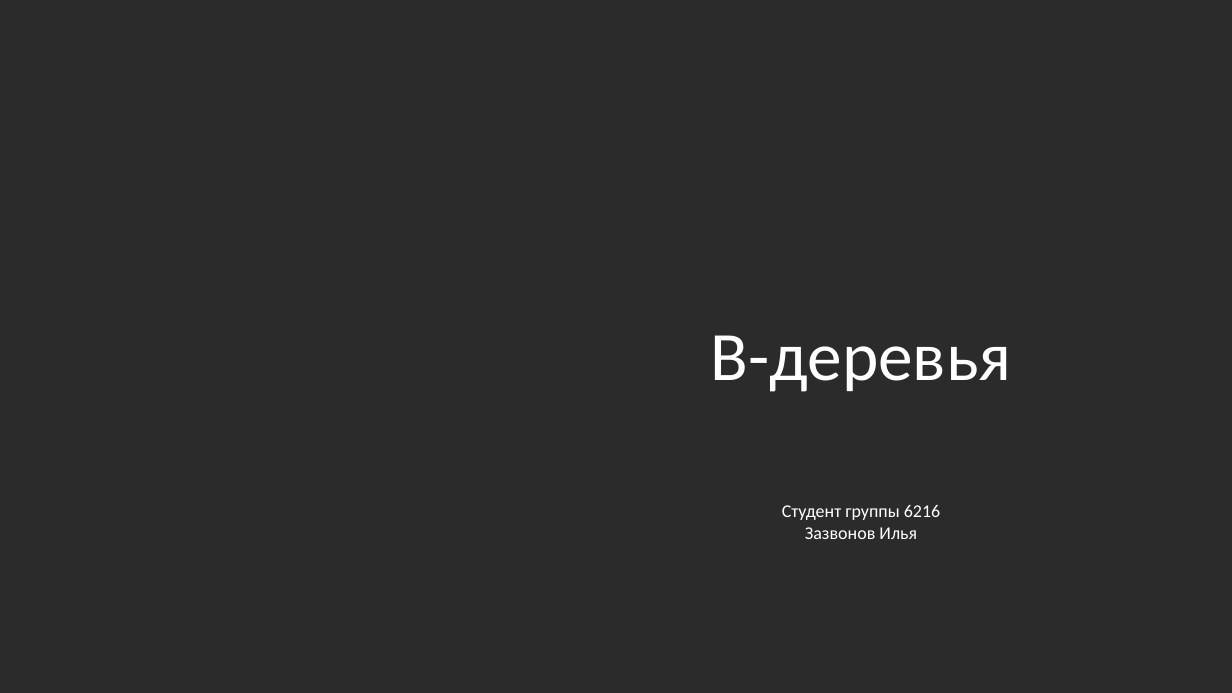
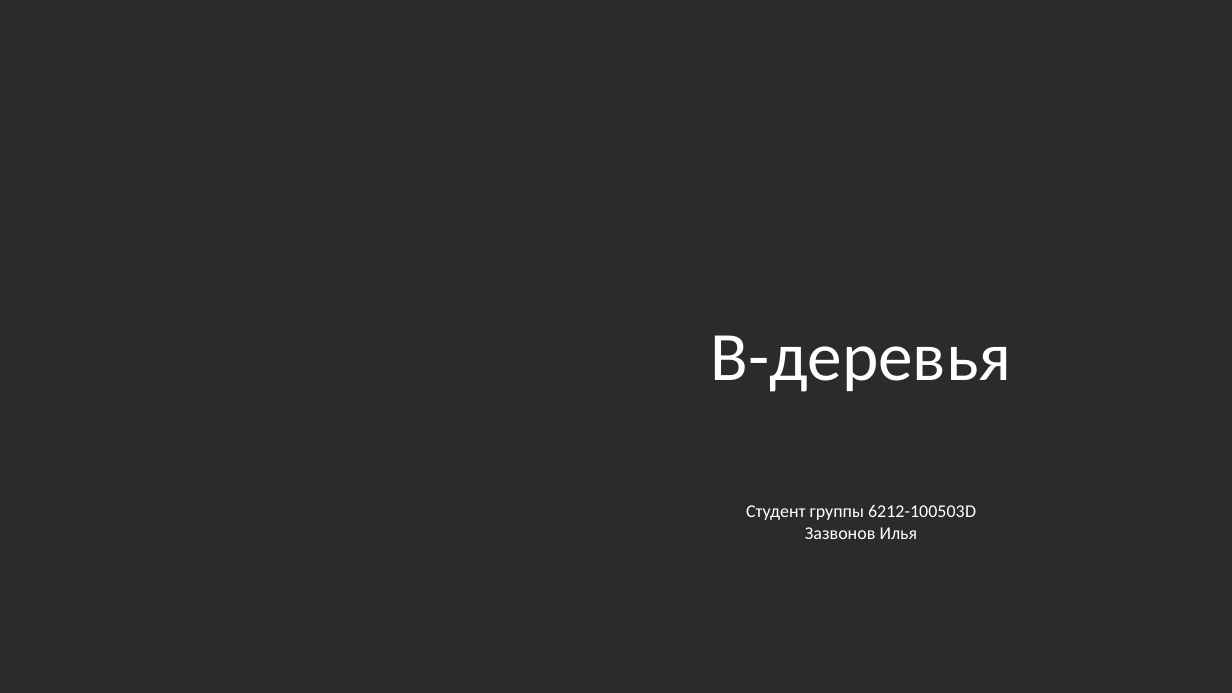
Before and after one commit to IluhaZaz/B_Tree, a slide deck: slide 1 of b_tree_final.pptx. Drawn at 1232x693 pixels with LibreOffice and Linux fonts; fonts in the diff are those of the drawing; background and template pictures are left out; a plain dark background stands for a picture behind light text. Boxes give left, top, right and bottom in pixels: in the first picture for what was removed or moved away, otherwise in the second. Text is boxed around its words. In the diff, an @@ line names an element or a change of style, - is before the commit and + after.

```diff
--- a/b_tree_final.pptx
+++ b/b_tree_final.pptx
@@ text at [746, 505, 976, 520]: text changed @@
-Студент группы 6216
+Студент группы 6212-100503D
```
Also in this commit, not shown: 10 other slides changed, 6 other files.
